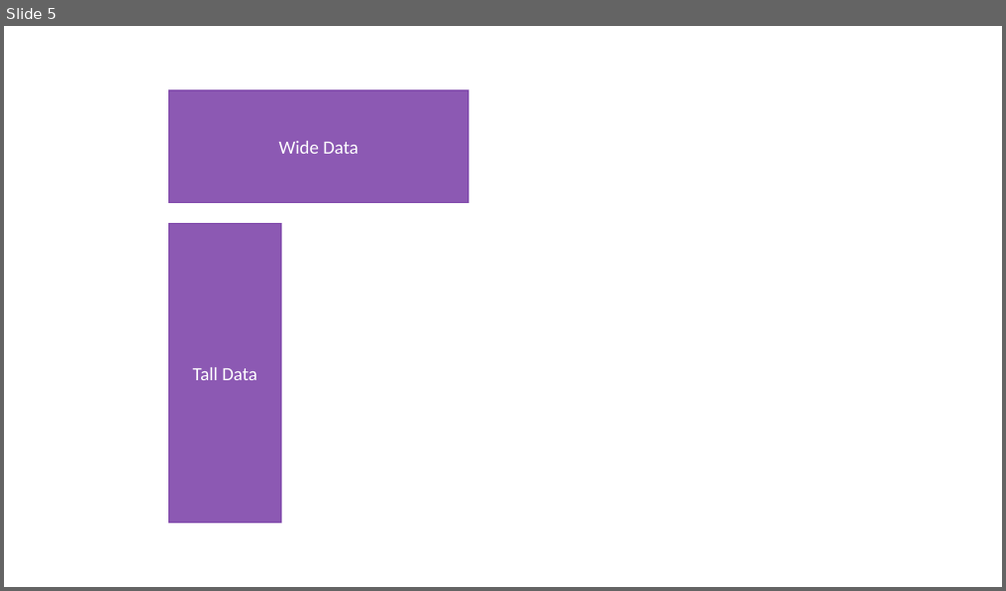
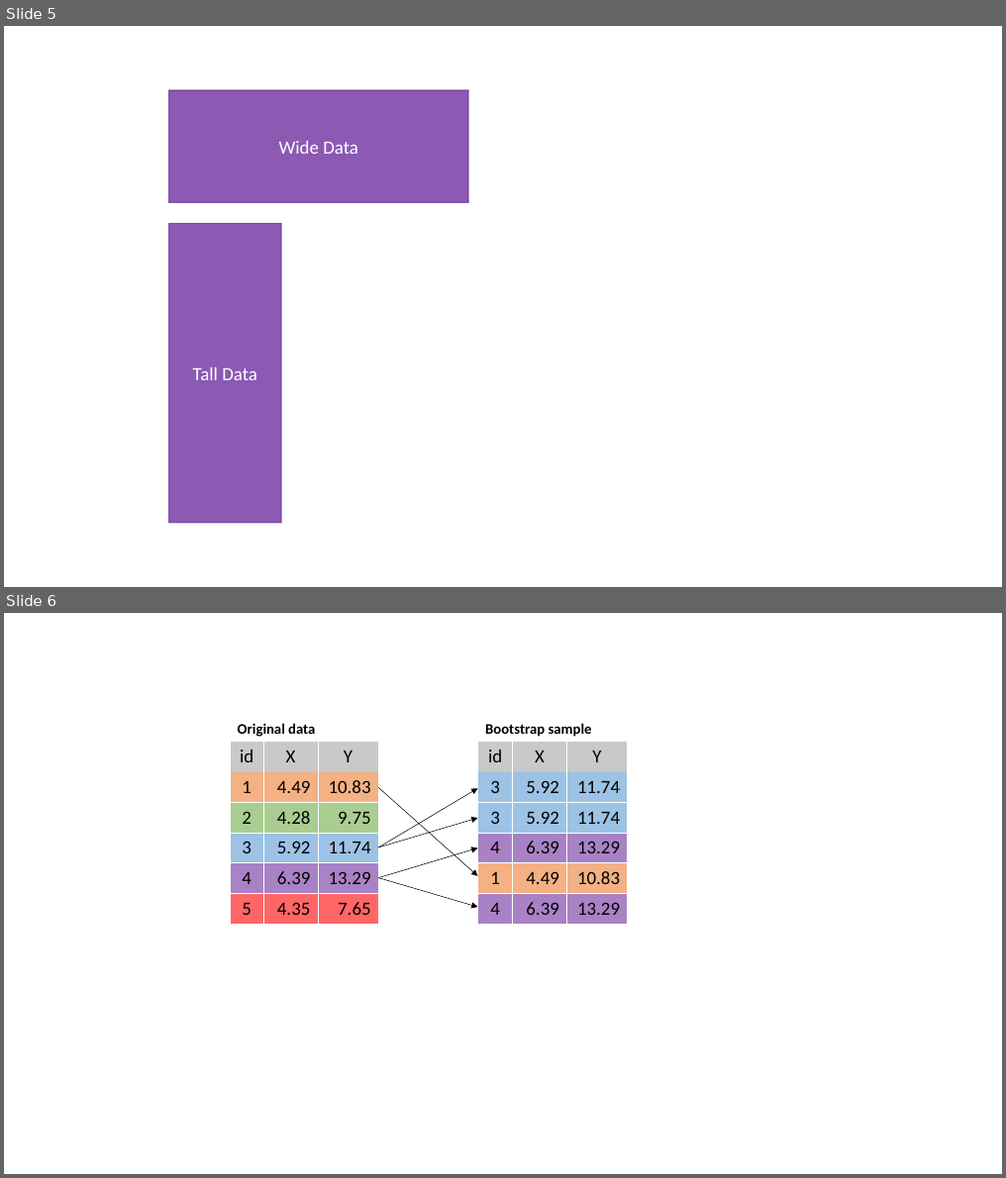
Before and after one commit to bgreenwell/intro-ml-r, a slide deck: docs/figures/images.pptx. Shown one above the other, each under a label of ours: slide 5 before the commit, slides 5 and 6 after it. The pictures are 1006x591 and 1006x1178 pixels, drawn with LibreOffice and Linux fonts; fonts in the diff are those of the drawing. Boxes give left, top, right and bottom in pixels: in the first picture for what was removed or moved away, otherwise in the second. Text is boxed around its words. In the diff, an @@ line names an element or a change of style, - is before the commit and + after.

```diff
--- a/docs/figures/images.pptx
+++ b/docs/figures/images.pptx
@@ slide 6 added at (x1=4, y1=613, x2=1002, y2=1174), background #FFFFFF @@
@@ table added at (x1=230, y1=712, x2=378, y2=925), 7 rows, 3 columns @@
+Original data |  | 
+id | X | Y
+1 | 4.49 | 10.83
+2 | 4.28 | 9.75
+3 | 5.92 | 11.74
+4 | 6.39 | 13.29
+5 | 4.35 | 7.65
@@ table added at (x1=478, y1=712, x2=628, y2=925), 7 rows, 3 columns @@
+Bootstrap sample |  | 
+id | X | Y
+3 | 5.92 | 11.74
+3 | 5.92 | 11.74
+4 | 6.39 | 13.29
+1 | 4.49 | 10.83
+4 | 6.39 | 13.29
@@ arrow added from (378, 787) to (478, 876), #000000 0.5 pt @@
@@ arrow added from (378, 848) to (478, 788), #000000 0.5 pt @@
@@ arrow added from (378, 848) to (478, 818), #000000 0.5 pt @@
@@ arrow added from (378, 878) to (478, 848), #000000 0.5 pt @@
@@ arrow added from (378, 878) to (478, 907), #000000 0.5 pt @@
```
Also in this commit, not shown: 12 other files.
